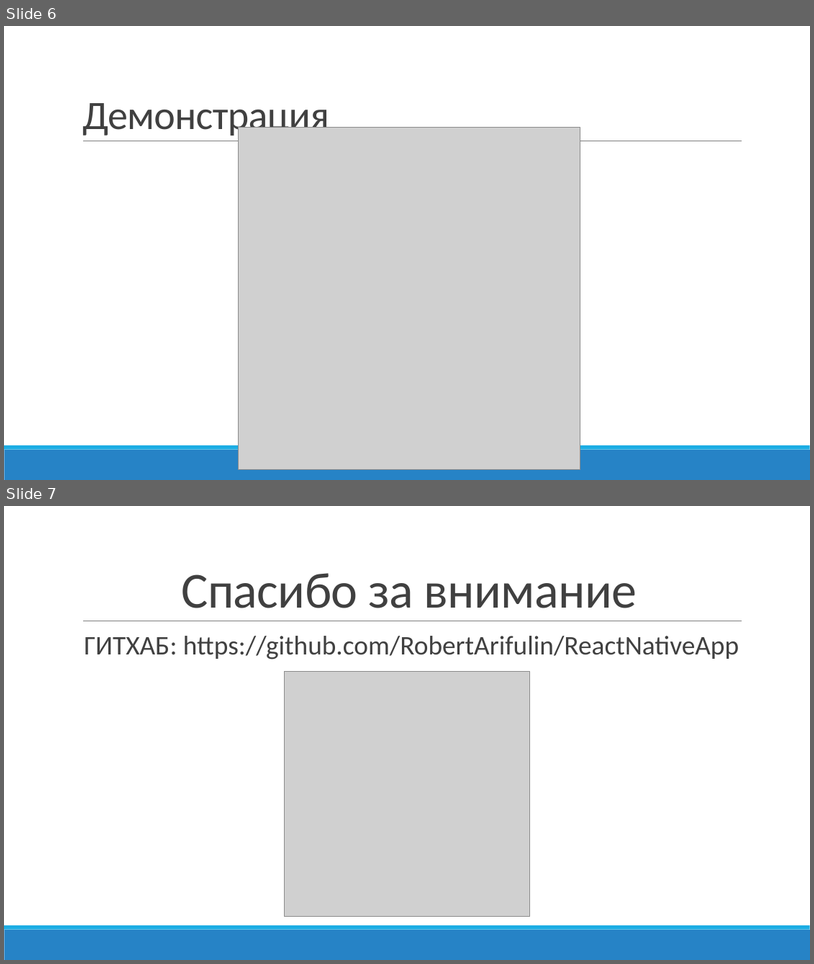
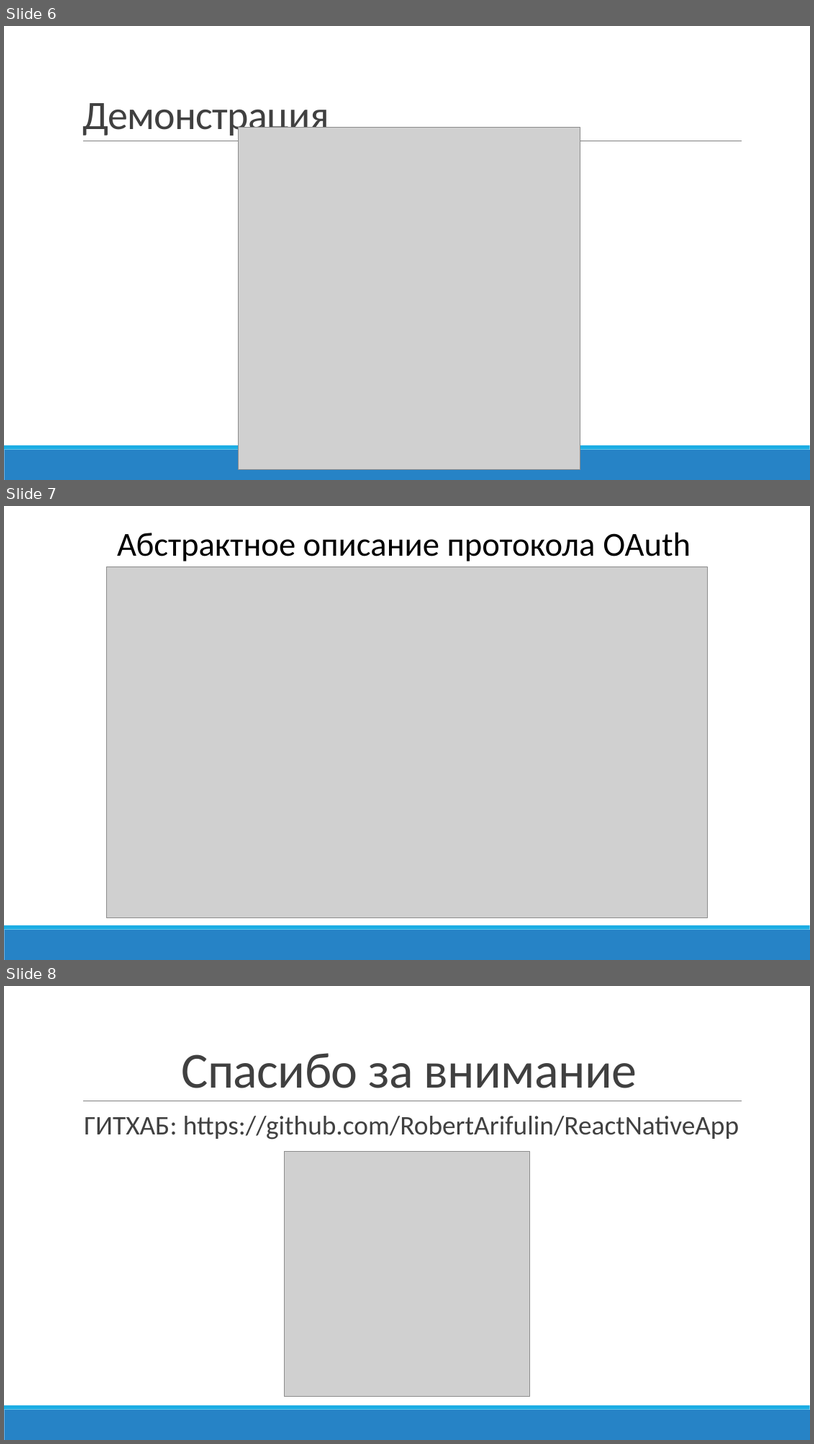
Before and after one commit to RobertArifulin/ReactNativeApp, a slide deck: docs/Презентцаия проекта.pptx. Shown one above the other, each under a label of ours: slides 6 and 7 before the commit, slides 6, 7 and 8 after it. The pictures are 814x964 and 814x1444 pixels, drawn with LibreOffice and Linux fonts; fonts in the diff are those of the drawing; grey boxes stand for pictures. Boxes give left, top, right and bottom in pixels: in the first picture for what was removed or moved away, otherwise in the second. Text is boxed around its words. In the diff, an @@ line names an element or a change of style, - is before the commit and + after.

```diff
--- a/docs/Презентцаия проекта.pptx
+++ b/docs/Презентцаия проекта.pptx
@@ slide 7 added at bbox=[4, 506, 810, 960], background #FFFFFF; not listed: 2 template elements that a slide beside it also shows @@
@@ text added at bbox=[117, 532, 691, 561], 40 pt, text #000000 @@
+Абстрактное описание протокола OAuth
@@ picture added at bbox=[107, 566, 707, 918] @@
@@ what was slide 7 is now slide 8 @@
```
Also in this commit, not shown: 3 slides changed.
